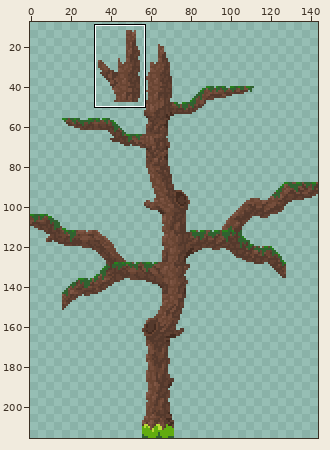
Two states of a sprite sheet, res/image/tree.png. Above: a wide view before the commit, with the close-up outlined.
Close-up. First the earlier version:
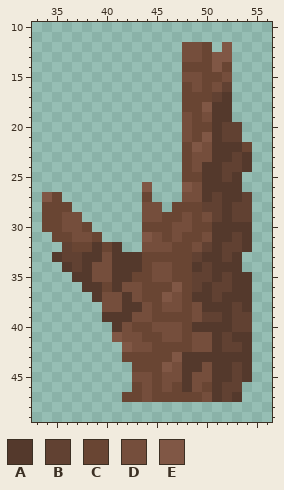
The file is 144x216 pixels. Shown: x 33..56, y 10..49. The wide view leaves out empty margins. The commit also changed other parts of the picture, which this record leaves out.
Palette (. is transparent): A #54392c  B #614132  C #694533  D #754e3c  E #805745
Pixels before, first column x 34:
12 ..............DDC.E..
13 ..............DDCEE..
14 ..............CCCEC..
15 ..............DDCCD..
16 ..............CDCDB..
17 ..............CCCBA..
18 ..............CCEAA..
19 ..............DCDAA..
20 ..............DCCABB.
21 ..............DCEABB.
22 ..............CEDAAAC
23 ..............CDDAABA
24 ..............CDAABBA
25 ..............CCAABA.
26 ..........E...EDAAAA.
27 EC........C...DDABAAB
28 CCC.......DD.CCCBBABB
29 CCDD......DDCCDCDBABB
30 CCDDC.....CCCDDCCAAAA
31 .CCDDC....EDCDCCDAABA
32 ..BCCACA..DDDCCDBABBA
33 .ABBAADAAACCCCCBAABA.
34 ..ABADDAAACDDCCABAAA.
35 ...AADDAACCDDCCBBABAA
36 ....AACADDCCCECBABBAA
37 .....ADDADCCEDCAABAAA
38 ......DDAADCDDCDAAABA
39 ......AAADDCCCCDBBABB
40 .......ADCCDDDCAAAABB
41 .......EDDCCDDCDDABAA
42 ........EDDCCCCDDABBA
43 ........CCCCCEAAAAAAA
44 .........CCCEDAADAABA
45 .........DDCDDADDAABA
46 .........CDCDCADCABB.
47 ........CCDCCCCCDABA.
The result:
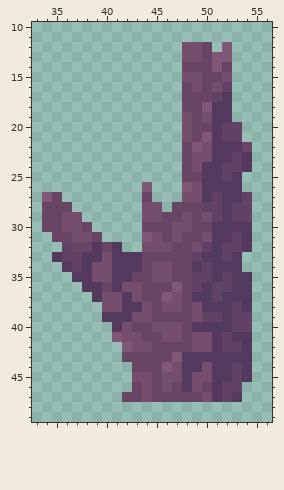
Diff:
Colour A changes from #54392c to #54395e.
Colour B changes from #614132 to #614164.
Colour C changes from #694533 to #694565.
Colour D changes from #754e3c to #754e6e.
Colour E changes from #805745 to #805777.
